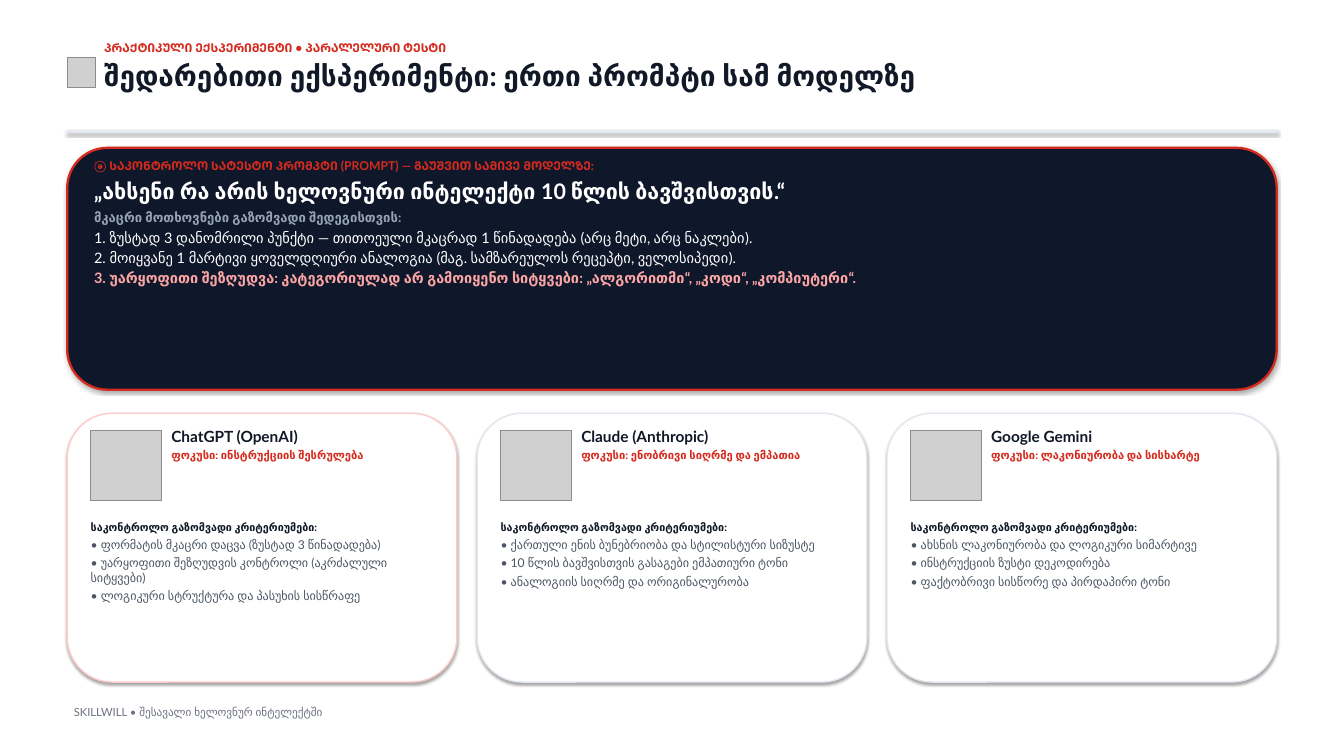
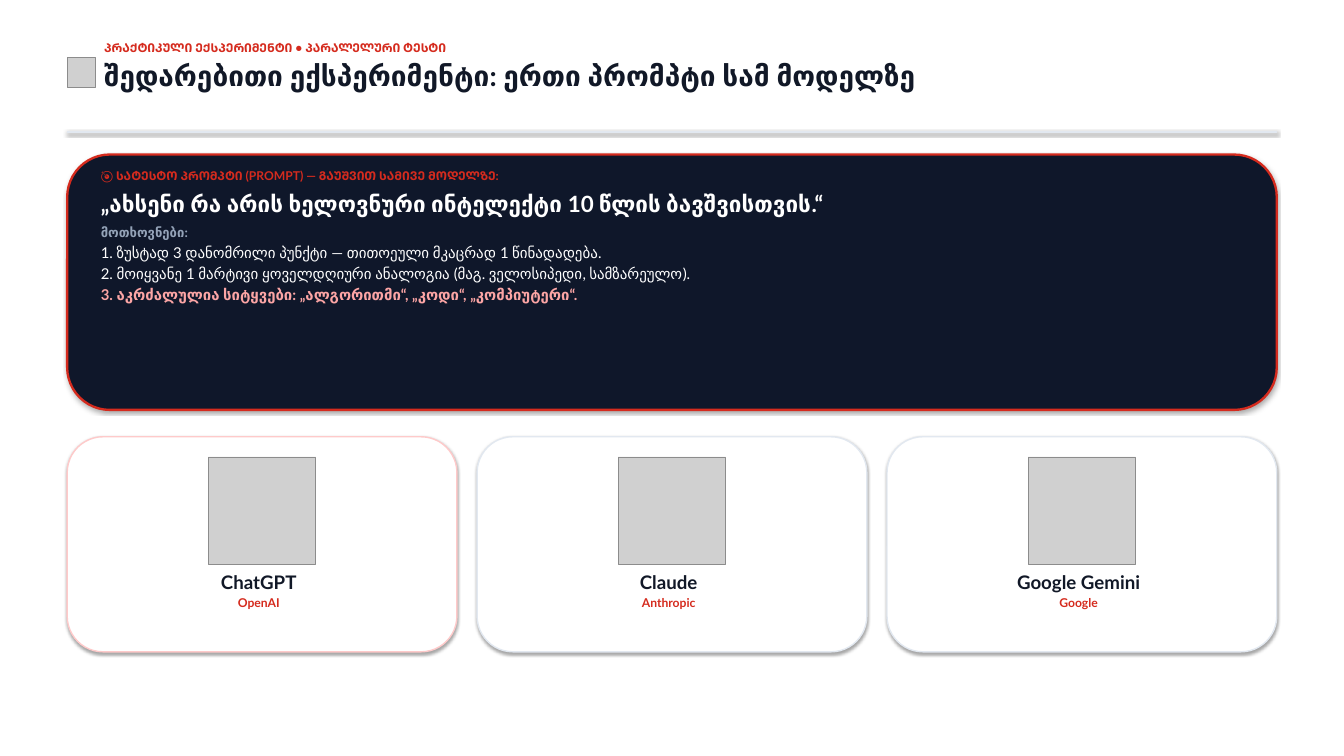
Before and after one commit to ShotaMart/skillwill-ai-curriculum, a slide deck: slide 8 of Skillwill_მოდული5_ლექცია1_პრეზენტაცია_ნიმუში.pptx. Drawn at 1344x756 pixels with LibreOffice and Linux fonts; fonts in the diff are those of the drawing; grey boxes stand for pictures. Boxes give left, top, right and bottom in pixels: in the first picture for what was removed or moved away, otherwise in the second. Text is boxed around its words. In the diff, an @@ line names an element or a change of style, - is before the commit and + after.

```diff
--- a/Skillwill_მოდული5_ლექცია1_პრეზენტაცია_ნიმუში.pptx
+++ b/Skillwill_მოდული5_ლექცია1_პრეზენტაცია_ნიმუში.pptx
@@ rounded rectangle: place and size @@
-rounded rectangle at (67,148,1277,390)
+rounded rectangle at (67,155,1277,410)
@@ text "🎯 ᲡᲐᲢᲔᲡᲢᲝ ᲞᲠᲝᲛᲞᲢᲘ (PROMPT) — ...": place and size @@
-text "🎯 ᲡᲐᲢᲔᲡᲢᲝ ᲞᲠᲝᲛᲞᲢᲘ (PROMPT) — ..." at (94,160,848,287)
+text "🎯 ᲡᲐᲢᲔᲡᲢᲝ ᲞᲠᲝᲛᲞᲢᲘ (PROMPT) — ..." at (101,170,811,303)
@@ text at (116,170,496,182): text changed @@
-🎯 ᲡᲐᲙᲝᲜᲢᲠᲝᲚᲝ ᲡᲐᲢᲔᲡᲢᲝ ᲞᲠᲝᲛᲞᲢᲘ (PROMPT) — ᲒᲐᲣᲨᲕᲘᲗ ᲡᲐᲛᲘᲕᲔ ᲛᲝᲓᲔᲚᲖᲔ:
+🎯 ᲡᲐᲢᲔᲡᲢᲝ ᲞᲠᲝᲛᲞᲢᲘ (PROMPT) — ᲒᲐᲣᲨᲕᲘᲗ ᲡᲐᲛᲘᲕᲔ ᲛᲝᲓᲔᲚᲖᲔ:
@@ text at (109,194,811,218): size 23 to 24 pt in "„ახსენი რა არის ხელოვნური ინტელექტი 10 წლის ..."; more space between paragraphs @@
@@ text at (101,226,682,303): text changed; size 15.5 to 16 pt @@
-მკაცრი მოთხოვნები გაზომვადი შედეგისთვის:
-1. ზუსტად 3 დანომრილი პუნქტი — თითოეული მკაცრად 1 წინადადება (არც მეტი, არც ნაკლები).
-2. მოიყვანე 1 მარტივი ყოველდღიური ანალოგია (მაგ. სამზარეულოს რეცეპტი, ველოსიპედი).
-3. უარყოფითი შეზღუდვა: კატეგორიულად არ გამოიყენო სიტყვები: „ალგორითმი“, „კოდი“, „კომპიუტერი“.
+მოთხოვნები:
+1. ზუსტად 3 დანომრილი პუნქტი — თითოეული მკაცრად 1 წინადადება.
+2. მოიყვანე 1 მარტივი ყოველდღიური ანალოგია (მაგ. ველოსიპედი, სამზარეულო).
+3. აკრძალულია სიტყვები: „ალგორითმი“, „კოდი“, „კომპიუტერი“.
@@ rounded rectangle: place and size @@
-rounded rectangle at (67,413,457,682)
+rounded rectangle at (67,437,457,652)
@@ rounded rectangle: place and size @@
-rounded rectangle at (477,413,867,682)
+rounded rectangle at (477,437,867,652)
@@ text removed at (581,430,801,462) @@
-Claude (Anthropic)
-ფოკუსი: ენობრივი სიღრმე და ემპათია
@@ rounded rectangle: place and size @@
-rounded rectangle at (887,413,1277,682)
+rounded rectangle at (887,437,1277,652)
@@ text removed at (991,430,1200,462) @@
-Google Gemini
-ფოკუსი: ლაკონიურობა და სისხარტე
@@ picture: place and size @@
-picture at (91,430,161,501)
+picture at (208,457,316,564)
@@ picture: place and size @@
-picture at (501,430,571,501)
+picture at (618,457,726,564)
@@ picture: place and size @@
-picture at (911,430,981,501)
+picture at (1028,457,1136,564)
@@ text removed at (91,523,388,603) @@
-საკონტროლო გაზომვადი კრიტერიუმები:
-• ფორმატის მკაცრი დაცვა (ზუსტად 3 წინადადება)
-• უარყოფითი შეზღუდვის კონტროლი (აკრძალული სიტყვები)
-• ლოგიკური სტრუქტურა და პასუხის სისწრაფე
@@ text removed at (501,523,815,589) @@
-საკონტროლო გაზომვადი კრიტერიუმები:
-• ქართული ენის ბუნებრიობა და სტილისტური სიზუსტე
-• 10 წლის ბავშვისთვის გასაგები ემპათიური ტონი
-• ანალოგიის სიღრმე და ორიგინალურობა
@@ text removed at (911,523,1197,589) @@
-საკონტროლო გაზომვადი კრიტერიუმები:
-• ახსნის ლაკონიურობა და ლოგიკური სიმარტივე
-• ინსტრუქციის ზუსტი დეკოდირება
-• ფაქტობრივი სისწორე და პირდაპირი ტონი
@@ text at (221,575,297,609): text changed; size 12 to 20 pt; text colour #D52B1E to #111827 @@
-ChatGPT (OpenAI)
-ფოკუსი: ინსტრუქციის შესრულება
+ChatGPT
+OpenAI
@@ text added at (640,575,698,609), 13 pt, text #D52B1E, bold @@
+Claude
+Anthropic
@@ text added at (1017,575,1140,609), 20 pt, text #111827, bold @@
+Google Gemini
+Google
@@ text removed at (74,707,323,719) @@
-SKILLWILL • შესავალი ხელოვნურ ინტელექტში
```
Also in this commit, not shown: 7 other slides changed, 3 other files.
